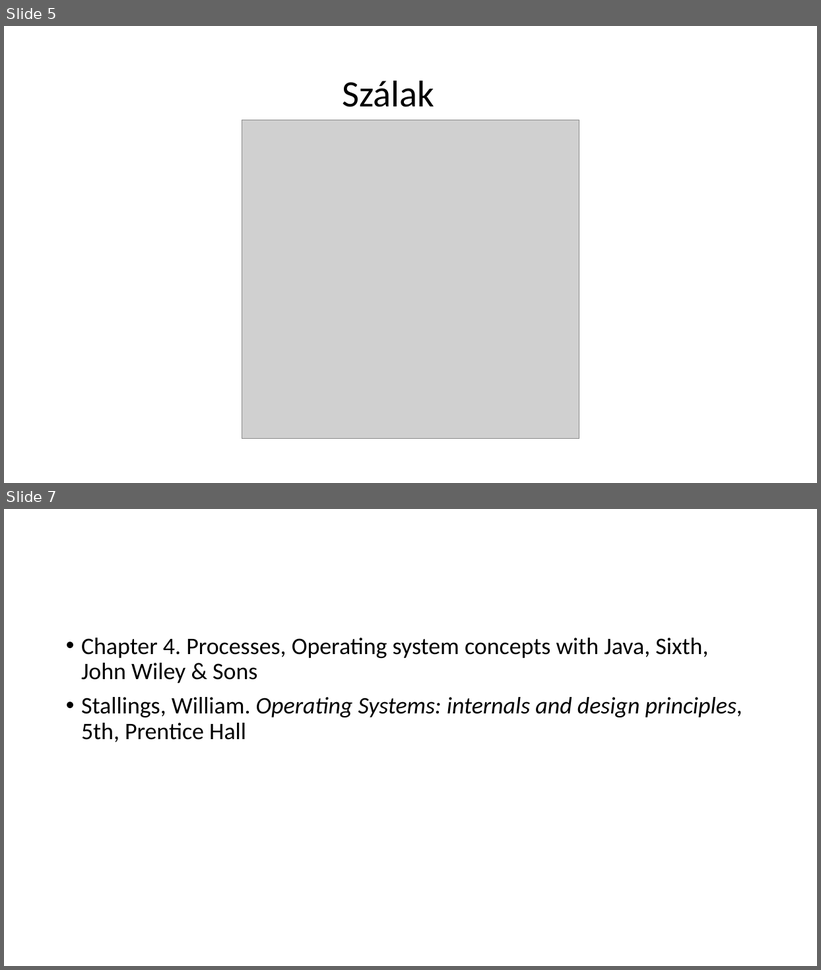
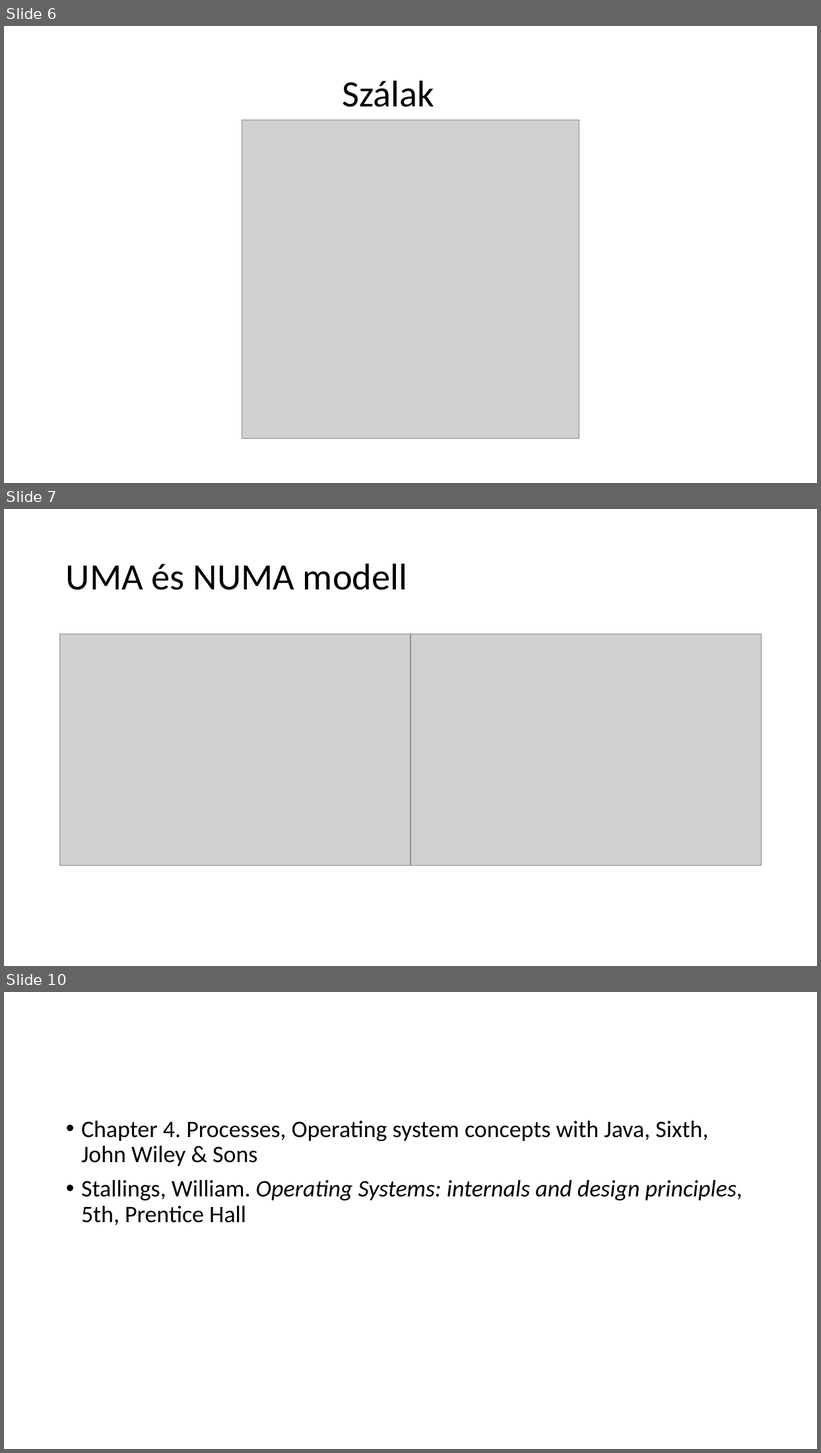
Before and after one commit to krsjakb/osztott-rendszerek-parhuzamos-programozas, a slide deck: Osztott rendszerek, párhuzamos programozás.pptx. Shown one above the other, each under a label of ours: slides 5 and 7 before the commit, slides 6, 7 and 10 after it; the slides between them are not shown. The pictures are 821x970 and 821x1453 pixels, drawn with LibreOffice and Linux fonts; fonts in the diff are those of the drawing; grey boxes stand for pictures. Boxes give left, top, right and bottom in pixels: in the first picture for what was removed or moved away, otherwise in the second. Text is boxed around its words. In the diff, an @@ line names an element or a change of style, - is before the commit and + after.

```diff
--- a/Osztott rendszerek, párhuzamos programozás.pptx
+++ b/Osztott rendszerek, párhuzamos programozás.pptx
@@ slide 7 added at (4, 509, 817, 966), background #FFFFFF @@
@@ title added at (66, 563, 407, 590), 44 pt, text #000000 @@
+UMA és NUMA modell
@@ picture added at (60, 634, 411, 866) @@
@@ picture added at (411, 634, 762, 866) @@
@@ what was slide 5 is now slide 6 @@
@@ what was slide 7 is now slide 10 @@
```
Also in this commit, not shown: 1 slide changed, 3 other slides added, 1 slide removed.
